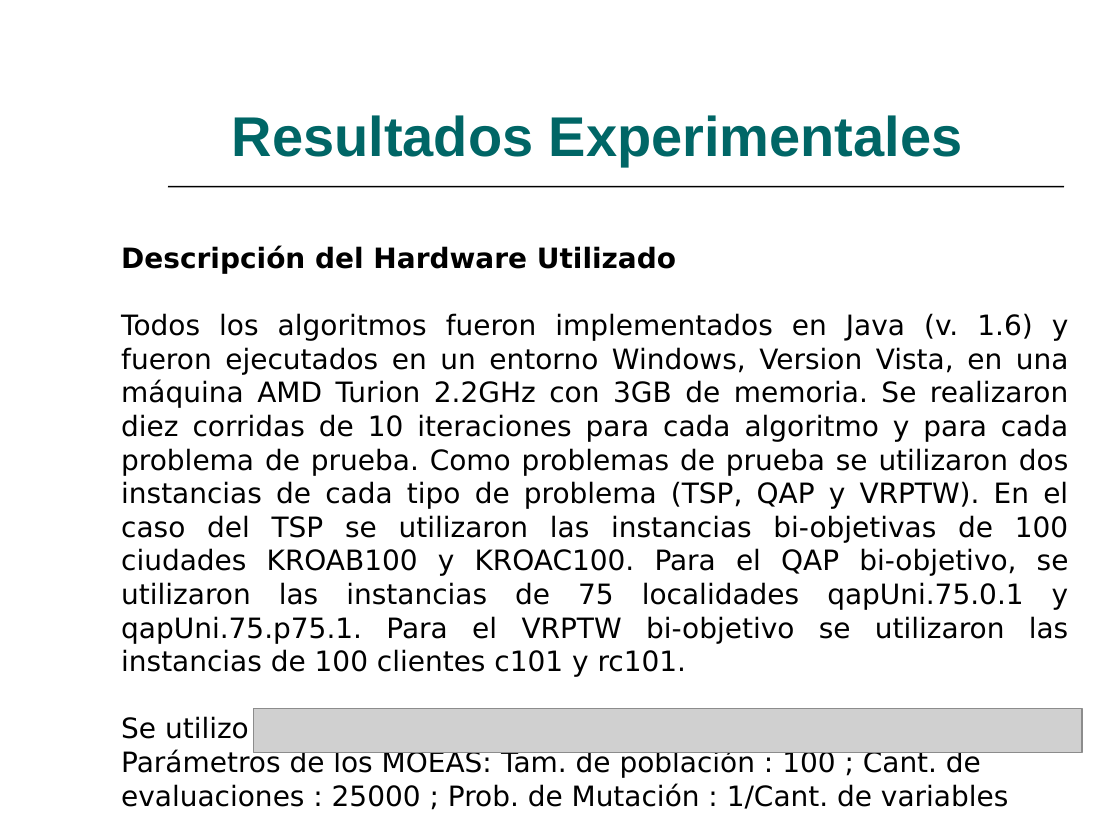
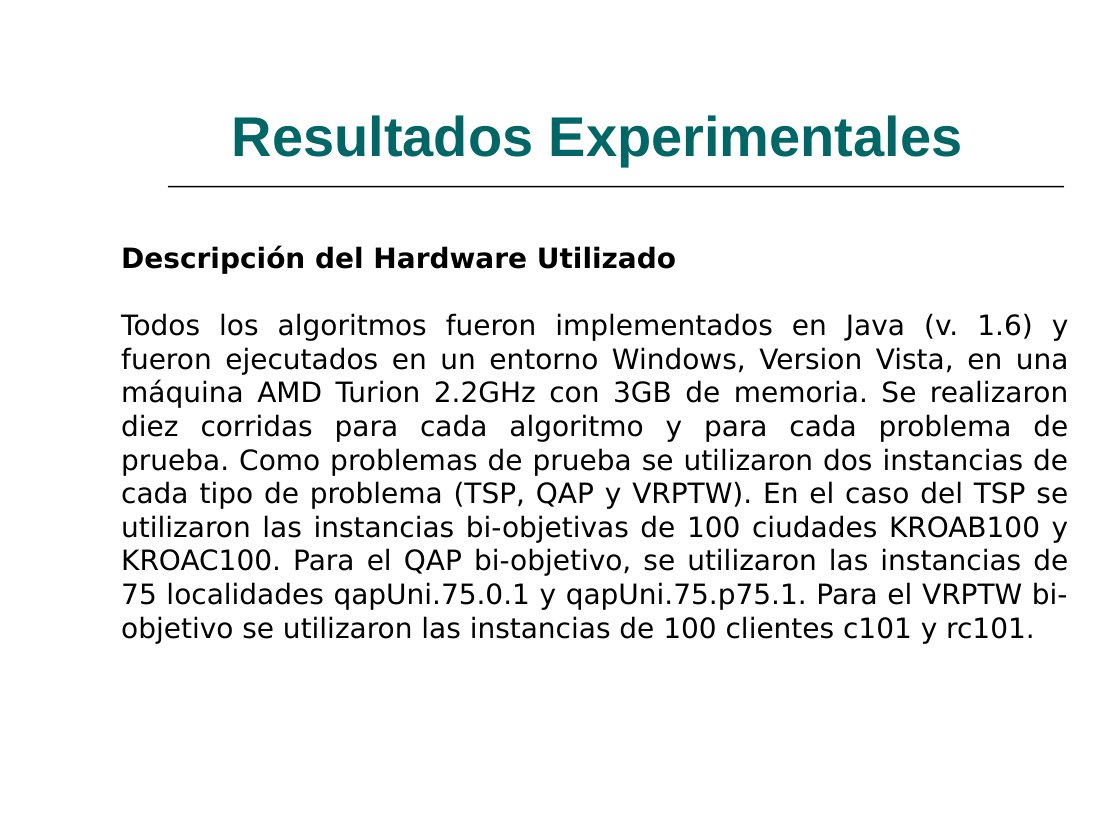
Before and after one commit to lokolte/ia-2008, a slide deck: slide 3 of TrabajoPracticoFinal/Diapositiva/DiapositivaM3asMoacsNsgaSpea.ppt (slide 5 before the commit). Drawn at 1120x840 pixels with LibreOffice and Linux fonts; fonts in the diff are those of the drawing; grey boxes stand for pictures. Boxes give left, top, right and bottom in pixels: in the first picture for what was removed or moved away, otherwise in the second. Text is boxed around its words. In the diff, an @@ line names an element or a change of style, - is before the commit and + after.

```diff
--- a/TrabajoPracticoFinal/Diapositiva/DiapositivaM3asMoacsNsgaSpea.ppt
+++ b/TrabajoPracticoFinal/Diapositiva/DiapositivaM3asMoacsNsgaSpea.ppt
@@ text at bbox=[121, 313, 1069, 644]: text changed @@
-Todos los algoritmos fueron implementados en Java (v. 1.6) y fueron ejecutados en un entorno Windows, Version Vista, en una máquina AMD Turion 2.2GHz con 3GB de memoria. Se realizaron diez corridas de 10 iteraciones para cada algoritmo y para cada problema de prueba. Como problemas de prueba se utilizaron dos instancias de cada tipo de problema (TSP, QAP y VRPTW). En el caso del TSP se utilizaron las instancias bi-objetivas de 100 ciudades KROAB100 y KROAC100. Para el QAP bi-objetivo, se utilizaron las instancias de 75 localidades qapUni.75.0.1 y qapUni.75.p75.1. Para el VRPTW bi-objetivo se utilizaron las instancias de 100 clientes c101 y rc101.
-Se utilizo
-Parámetros de los MOEAS: Tam. de población : 100 ; Cant. de evaluaciones : 25000 ; Prob. de Mutación : 1/Cant. de variables
+Todos los algoritmos fueron implementados en Java (v. 1.6) y fueron ejecutados en un entorno Windows, Version Vista, en una máquina AMD Turion 2.2GHz con 3GB de memoria. Se realizaron diez corridas para cada algoritmo y para cada problema de prueba. Como problemas de prueba se utilizaron dos instancias de cada tipo de problema (TSP, QAP y VRPTW). En el caso del TSP se utilizaron las instancias bi-objetivas de 100 ciudades KROAB100 y KROAC100. Para el QAP bi-objetivo, se utilizaron las instancias de 75 localidades qapUni.75.0.1 y qapUni.75.p75.1. Para el VRPTW bi-objetivo se utilizaron las instancias de 100 clientes c101 y rc101.
@@ picture removed at bbox=[254, 709, 1083, 753] @@
```
Also in this commit, not shown: 4 other slides changed, 6 slides added, 7 slides removed.
